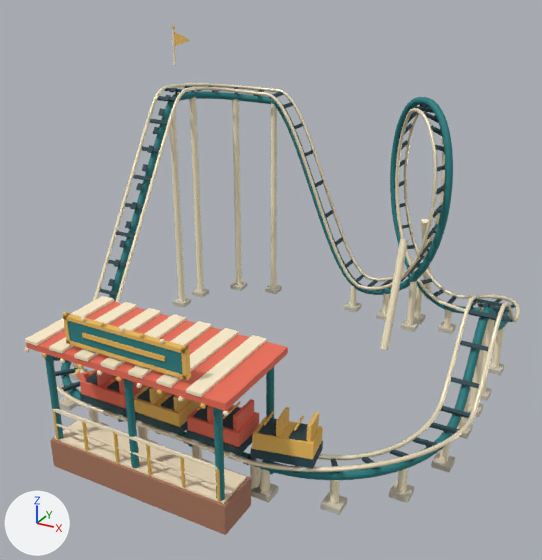
The glTF model games/brightway-park/public/art/models/ride_looping.glb as it was, and as the next commit left it.
Rendered twice from a 50 mm lens placed at (10.81, -18.96, 12.63), pointed at (0.77, -0.72, 3.51). The lights are fixed; the arrows at lower left show +X, +Y and +Z. The older version comes first. Where no turn or scale is listed for an object, it has been applied to the vertices.

In view in the first picture: 'ride_looping_0', 'ride_looping_1', 'ride_looping_2', 'ride_looping_3', 'ride_looping_4', 'ride_looping_5', 'ride_looping_6', 'ride_looping_7', 'ride_looping_9' and 1 more.
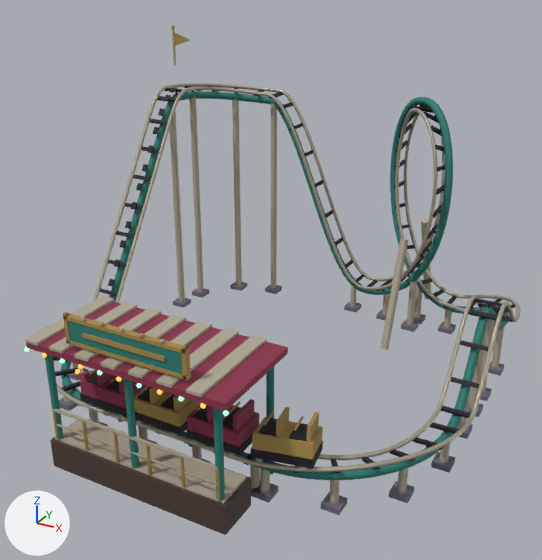
What differs and where, as boxes [x1, y1, x2, y2] in the pictures (542 x 560 px):
'ride_looping_3', recoloured
    both: [25, 29, 504, 504]
'ride_looping_0', recoloured
    both: [46, 83, 520, 472]
'ride_looping_7', recoloured (darker)
    both: [26, 301, 288, 447]
'ride_looping_6', recoloured
    both: [52, 25, 323, 501]
'ride_looping_5', recoloured (darker)
    both: [50, 417, 251, 535]
'ride_looping_4', recoloured
    both: [59, 282, 504, 515]
'ride_looping_9', surface changed
    both: [42, 353, 307, 471]
'ride_looping_11', added
    after: [174, 32, 190, 46]

What changed in the scene script:
```text
Change mat_material_0:
    mat_material_0.base_color: (1.0, 0.88, 0.624) -> (0.44, 0.392, 0.301)  # beige #fff1cf -> grey #b1a895
Change mat_material_3:
    mat_material_3.base_color: (1.0, 0.88, 0.624) -> (0.44, 0.392, 0.301)  # beige #fff1cf -> grey #b1a895
Change mat_material_4:
    mat_material_4.base_color: (0.624, 0.571, 0.468) -> (0.156, 0.144, 0.195)  # pale yellow #cfc7b6 -> grey #6e6a7a
Change mat_material_5:
    mat_material_5.base_color: (0.418, 0.191, 0.117) -> (0.0742, 0.0437, 0.0331)  # brown #ad7960 -> brown #4d3b33
Change mat_material_6:
    mat_material_6.base_color: (0.847, 0.503, 0.107) -> (0.381, 0.254, 0.0685)  # orange #edbc5c -> brown #a68a4a
Change mat_material_7:
    mat_material_7.base_color: (0.863, 0.162, 0.0999) -> (0.262, 0.0284, 0.0685)  # red #ef7059 -> red #8c2f4a
Change mat_material_9:
    add mat_material_9.emission_strength = 1.0
Add mat_material_11:
    mat_material_11 = principled_material('Material_11')
    mat_material_11.base_color = (0.381, 0.254, 0.0685)  # brown #a68a4a
    mat_material_11.roughness = 0.72
Add me_mesh_11:
    me_mesh_11.from_pydata([(-4.3, 2.9, 9.86), (-5.0, 2.9, 10.1), (-5.0, 2.9, 9.62)], [], [(0, 1, 2)])
    me_mesh_11.materials.append(mat_material_11)  # brown #a68a4a
Add ob_ride_looping_11:
    ob_ride_looping_11 = bpy.data.objects.new('ride_looping_11', me_mesh_11)
    ob_ride_looping_11.location = (0.0, 0.0, 0.0)
```
